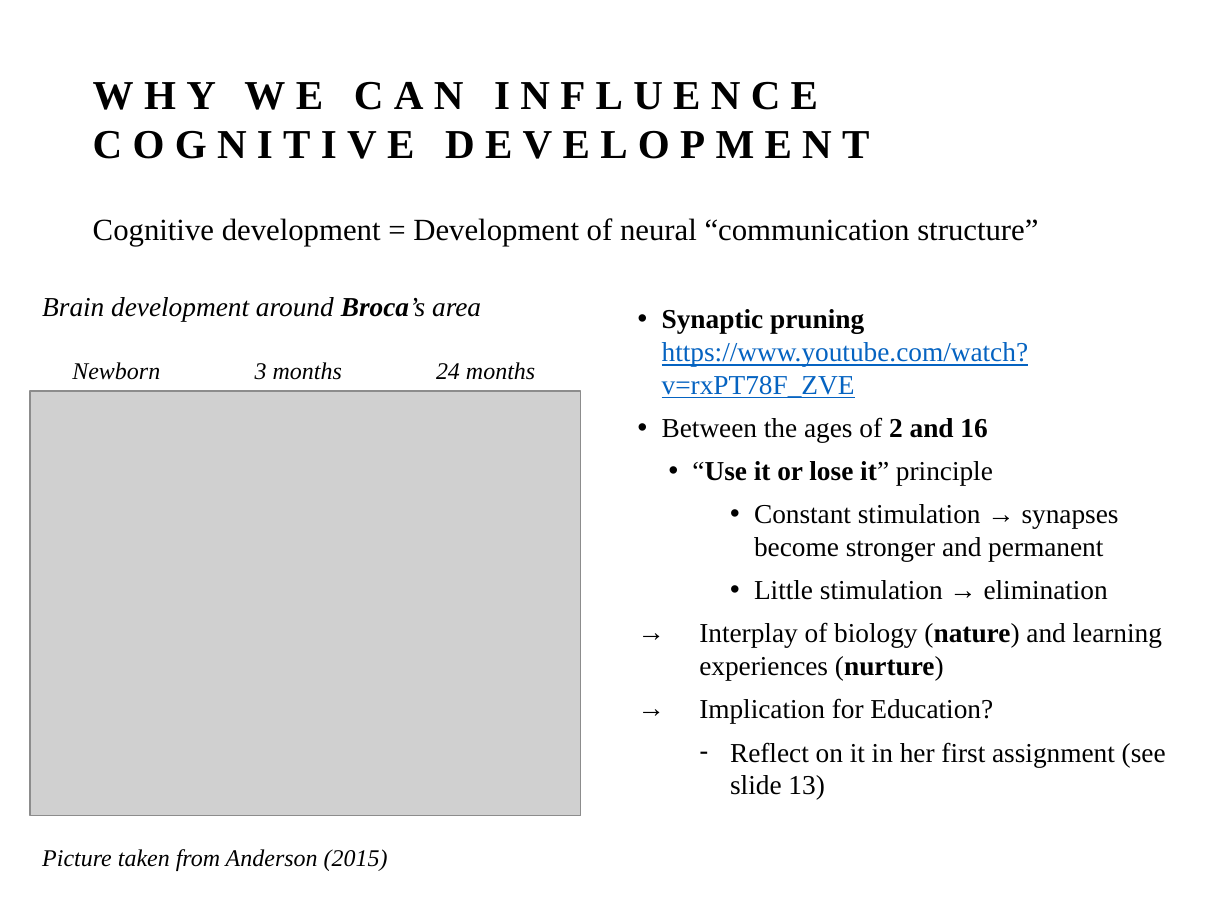
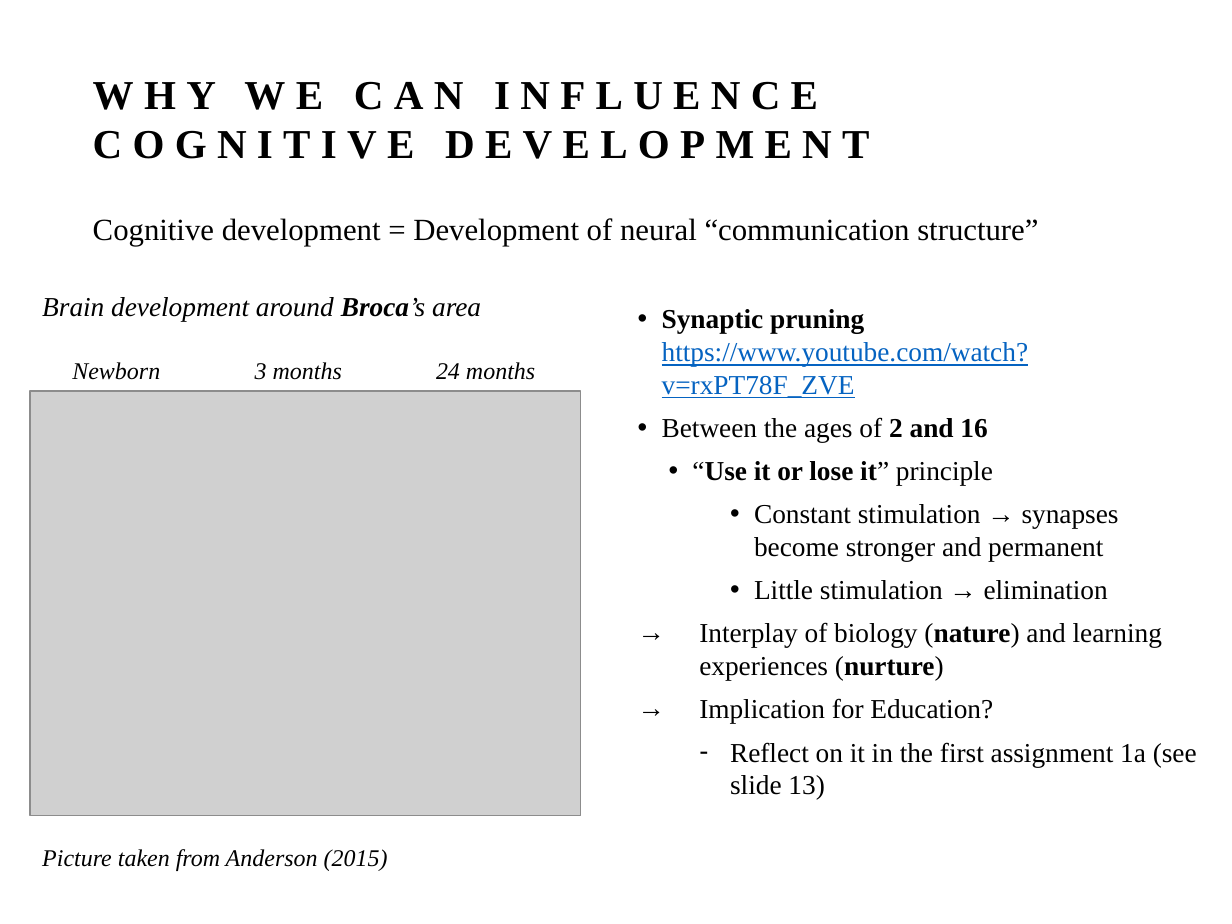
Before and after one commit to seasense/seasense.github.io, a slide deck: slide 11 of cogDev/Unit_0_slides_CogniDev.pptx. Drawn at 1232x924 pixels with LibreOffice and Linux fonts; fonts in the diff are those of the drawing; grey boxes stand for pictures. Boxes give left, top, right and bottom in pixels: in the first picture for what was removed or moved away, otherwise in the second. Text is boxed around its words. In the diff, an @@ line names an element or a change of style, - is before the commit and + after.

Commit message:
slides minors

```diff
--- a/cogDev/Unit_0_slides_CogniDev.pptx
+++ b/cogDev/Unit_0_slides_CogniDev.pptx
@@ text at (x1=730, y1=742, x2=1197, y2=800): text changed @@
-  – Reflect on it in her first assignment (see slide 13)
+  – Reflect on it in the first assignment 1a (see slide 13)
```
Also in this commit, not shown: 1 other file.
